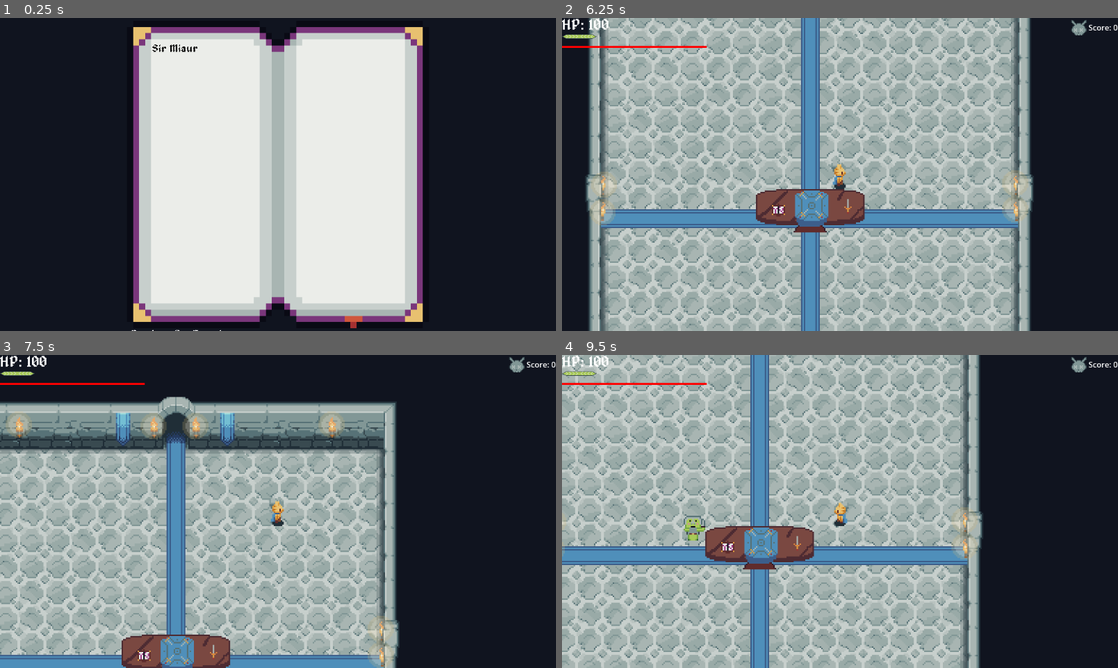
Above: before the commit, frames 1-4 (two rows, left to right).
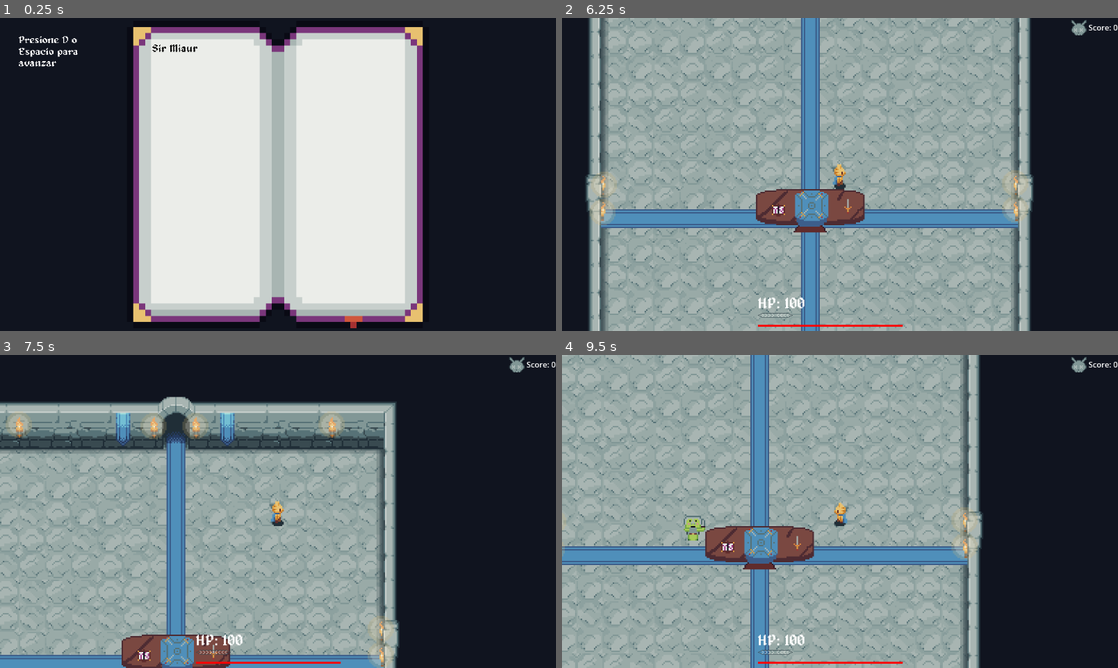
Above: after the commit, the same moments.

Repository: GastonVerussa2/Jamtastic
Game: Godot game, scene res://escenas/escena_principal/main_scene.tscn
Same seed, same stepped clock (60 frames per second), same inputs: the game is played once before the commit and once after it.
Inputs (mouse positions are in pixels of both pictures, inside the frame that each line leads up to):
- Up to frame 1 (0.25 s): no input
- Up to frame 2 (6.25 s): move the mouse to (962, 158) at 0.52 s; press the mouse at (962, 158) at 0.53 s; hold D (right) 0.53-1.28 s; tap Enter at 1.25, 5.75 s; move the mouse to (728, 190) at 1.27 s; release the mouse at (728, 190) at 1.28 s; hold S (down) 1.28-2.03 s; tap B (barra) at 1.35, 5.1 s; move the mouse to (895, 105) at 2.02 s; hold D (right) 2.03-2.78 s; hold Space (dash) 2.03-2.78 s; move the mouse to (812, 237) at 2.77 s; hold W (up) 2.78-3.53 s; tap L (disable_spawn) at 2.85 s; tap Space (dash) at 3.5, 5.85 s; move the mouse to (1006, 221) at 3.52 s; hold A (left) 3.53-5.03 s; tap G (gregory) at 3.6 s; move the mouse to (673, 127) at 4.27 s; click (673, 127) at 4.35 s; move the mouse to (867, 174) at 5.02 s; hold S (down) 5.03-5.78 s; move the mouse to (756, 96) at 5.77 s; hold D (right) from 5.78 s (still down)
- Up to frame 3 (7.5 s): move the mouse to (400, 495) at 6.52 s; release D (right) at 6.53 s; hold W (up) 6.53-7.28 s; hold L (disable_spawn) 6.53-7.28 s; move the mouse to (166, 527) at 7.27 s; hold D (right) from 7.28 s (still down); tap G (gregory) at 7.35 s
- Up to frame 4 (9.5 s): move the mouse to (895, 442) at 8.02 s; release D (right) at 8.03 s; press the mouse at (895, 442) at 8.03 s; hold S (down) 8.03-8.78 s; move the mouse to (812, 574) at 8.77 s; release the mouse at (812, 574) at 8.78 s; hold A (left) from 8.78 s (still down); tap B (barra) at 8.85 s

The runs differ from the first frame. In frame 1, 0.3% of the frame differs, in the area x 3-40%, y 5-100%; in frame 2, 22%, in the area x 0-82%, y 0-100%; in frame 3, 14%; in frame 4, 21%.

Commit message:
v3 (1.3?)
Cambios de ultimo momento de interfaz.
La ultima version commiteada en la JAM

Diff:
--- a/escenas/escena_principal/escena_principal.gd
+++ b/escenas/escena_principal/escena_principal.gd
@@ -16,6 +16,7 @@
 var _nivel_actual: int = 1
 var _nivel_instanciado: Node
 
+var hp: HpControl
 
 # -------------------
 # SCORE
@@ -87,10 +88,18 @@
 func add_xp(amount: int):
 	xp += amount
 
+	if hp == null:
+		hp = get_tree().get_first_node_in_group("hp")
+		hp.set_max_xp(xp_to_next)
+
+	hp.set_xp(xp)
+
 	print("XP:", xp, "/", xp_to_next)
 
 	if xp >= xp_to_next:
 		level_up()
+
+
 
 
 func level_up():
@@ -129,6 +138,8 @@
 func cerrar_menu_mejoras():
 	_leveling_up = false
 	get_tree().paused = false
+	hp.set_xp(xp)
+	hp.set_max_xp(xp_to_next)
 
 
 # -------------------
--- a/escenas/interfaz/hp.gd
+++ b/escenas/interfaz/hp.gd
@@ -1,22 +1,23 @@
+class_name  HpControl
+
 extends Control
 
 @export var label: Label
 @export var progress_bar: ProgressBar
-@export var texture_progress_bar: TextureProgressBar
+@export var xp_bar: TextureProgressBar
+
 
 # Called when the node enters the scene tree for the first time.
 func _ready() -> void:
-	print(get_parent())
-	print(get_children())
 	PlayerHpManager.hp_change.connect(_refresh_text)
 	progress_bar.max_value = float(PlayerHpManager.health)
 	progress_bar.value = float(PlayerHpManager.health)
-	texture_progress_bar.max_value = float(PlayerHpManager.health)
-	texture_progress_bar.value = float(PlayerHpManager.health)
 	var sb = StyleBoxFlat.new()
 	progress_bar.add_theme_stylebox_override("fill", sb)
 	sb.bg_color = Color("ff0000")
 	label.text = "HP: " + str(PlayerHpManager.health)
+	xp_bar.value = 0
+	xp_bar.max_value = 1
 
 
 
@@ -24,5 +25,10 @@
 func _refresh_text():
 	label.text = "HP: " + str(PlayerHpManager.health)
 	progress_bar.value = float(PlayerHpManager.health)
-	texture_progress_bar.value = float(PlayerHpManager.health)
-	print(texture_progress_bar.value)
+
+
+func set_xp(amount: int):
+	xp_bar.value = amount
+
+func set_max_xp(amount: int):
+	xp_bar.max_value = amount
--- a/escenas/interfaz/hp.tscn
+++ b/escenas/interfaz/hp.tscn
@@ -5,7 +5,7 @@
 [ext_resource type="Texture2D" uid="uid://cstt34cpplseu" path="res://sprites/xp_bar_vacia.png" id="2_pbeeu"]
 [ext_resource type="Texture2D" uid="uid://7fidbbfwym20" path="res://sprites/xp_bar.png" id="3_b15pf"]
 
-[node name="HP" type="Control" unique_id=2075548786 node_paths=PackedStringArray("label", "progress_bar", "texture_progress_bar")]
+[node name="HP" type="Control" unique_id=2075548786 node_paths=PackedStringArray("label", "progress_bar", "xp_bar") groups=["hp"]]
 layout_mode = 3
 anchors_preset = 7
 anchor_left = 0.5
@@ -18,14 +18,16 @@
 script = ExtResource("1_kxpdh")
 label = NodePath("CanvasLayer/MarginContainer/VBoxContainer/Label")
 progress_bar = NodePath("CanvasLayer/MarginContainer/VBoxContainer/ProgressBar")
-texture_progress_bar = NodePath("CanvasLayer/MarginContainer/VBoxContainer/TextureProgressBar")
+xp_bar = NodePath("CanvasLayer/MarginContainer/VBoxContainer/TextureProgressBar")
 
 [node name="CanvasLayer" type="CanvasLayer" parent="." unique_id=1547669651]
 
 [node name="MarginContainer" type="MarginContainer" parent="CanvasLayer" unique_id=133133747]
 custom_minimum_size = Vector2(50, 50)
-offset_right = 200.0
-offset_bottom = 55.0
+offset_left = 406.0
+offset_top = 577.0
+offset_right = 706.0
+offset_bottom = 639.0
 
 [node name="VBoxContainer" type="VBoxContainer" parent="CanvasLayer/MarginContainer" unique_id=1303644239]
 custom_minimum_size = Vector2(300, 20)
--- a/escenas/niveles/introduccion/libro.tscn
+++ b/escenas/niveles/introduccion/libro.tscn
@@ -214,12 +214,13 @@
 texture = ExtResource("8_rw2e2")
 
 [node name="Label" type="Label" parent="." unique_id=1379228025]
-offset_left = -230.0
-offset_top = 242.0
-offset_right = -190.0
-offset_bottom = 265.0
+offset_left = -405.0
+offset_top = -217.0
+offset_right = -261.0
+offset_bottom = -166.0
 theme_override_fonts/font = ExtResource("2_3juds")
 text = "Presione D o Espacio para avanzar"
+autowrap_mode = 2
 
 [node name="IntroMusic" type="AudioStreamPlayer2D" parent="." unique_id=1185577302]
 stream = ExtResource("9_fe14e")
--- a/escenas/niveles/nivel_1/nivel_1.tscn
+++ b/escenas/niveles/nivel_1/nivel_1.tscn
@@ -33,6 +33,7 @@
 
 [sub_resource type="TileSetAtlasSource" id="TileSetAtlasSource_fiili"]
 texture = ExtResource("7_k2nsr")
+margins = Vector2i(0, 18)
 texture_region_size = Vector2i(18, 18)
 1:0/0 = 0
 1:0/0/physics_layer_0/polygon_0/points = PackedVector2Array(-9, -9, 9, -9, 9, 9, -9, 9)
@@ -138,6 +139,14 @@
 2:7/0/physics_layer_0/polygon_0/points = PackedVector2Array(-9, -9, 9, -9, 9, 9, -9, 9)
 3:7/0 = 0
 3:7/0/physics_layer_0/polygon_0/points = PackedVector2Array(-9, -9, 9, -9, 9, 9, -9, 9)
+0:8/0 = 0
+1:8/0 = 0
+2:8/0 = 0
+3:8/0 = 0
+4:6/0 = 0
+5:6/0 = 0
+6:6/0 = 0
+7:6/0 = 0
 
 [sub_resource type="TileSet" id="TileSet_67iee"]
 tile_size = Vector2i(18, 18)
--- a/project.godot
+++ b/project.godot
@@ -32,6 +32,7 @@
 stone=""
 player=""
 main=""
+hp=""
 
 [input]
 
Not shown, changed: export_presets.cfg
Binary file added: sprites/new_lvl_3/tileset-new-fixed-final-last-one-v2-.png
Not shown, added: sprites/new_lvl_3/tileset-new-fixed-final-last-one-v2-.png.import
Binary file changed: sprites/new_lvl_3/tileset-new-fixed-final-last-one-v2.png
